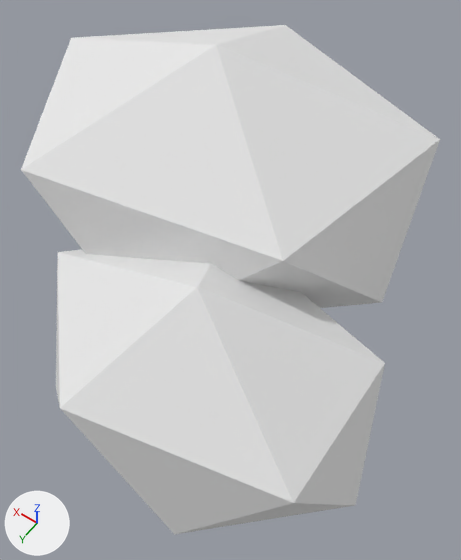
Renders of the OBJ model Modelling/tree_00_top.obj from each side of a commit.
Before and after are seen from a 50 mm lens placed at (-5.03, 5.77, 14.02), pointed at (-0.96, 0.07, 5.07). Arrows for +X, +Y and +Z are at lower left; the lights stay in place. Where no turn or scale is listed for an object, it has been applied to the vertices.
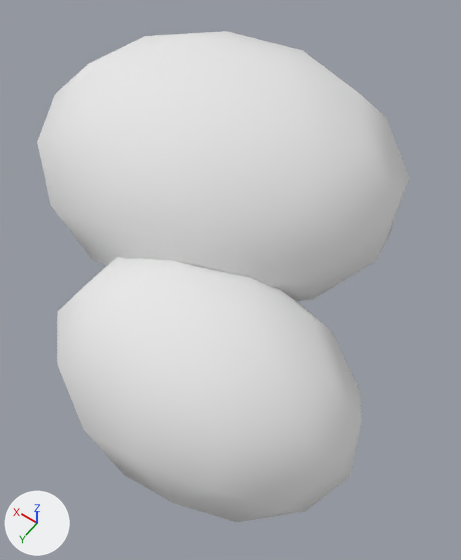
What differs and where, as boxes [x1, y1, x2, y2] in the pictures (461 x 560 px):
'Icosphere.001', reshaped (11% narrower): before [21, 25, 440, 308]; after [37, 31, 409, 301]
'Icosphere', reshaped (8% narrower, 7% shorter): before [56, 249, 385, 535]; after [57, 257, 361, 522]
part 1 of me_icosphere, built on: before [56, 249, 385, 535]; after [57, 257, 361, 522]
part 3 of me_icosphere_001, built on: before [21, 25, 440, 308]; after [37, 31, 409, 301]

Edits to the bpy script that builds the scene:
```text
Change me_icosphere:
    used by ob_icosphere; location = (0.0, 0.0, 0.0)
    remove me_icosphere.from_pydata(...)  # 12 vertices, 20 faces; spans x -4.64..1.31, y -0.19..3.84, z 2.53..7.27
    add me_icosphere.from_pydata(...)  # 60 vertices, 62 faces; spans x -4.4..1.06, y -0.03..3.68, z 3.09..6.72
    me_icosphere part 1: the whole mesh is rebuilt
    me_icosphere part 2: the surface is now shaded smooth
Change me_icosphere_001:
    used by ob_icosphere_001; location = (0.0, 0.0, 0.0)
    remove me_icosphere_001.from_pydata(...)  # 12 vertices, 20 faces; spans x -3.39..3.94, y -4.32..1.75, z 3.81..8.55
    add me_icosphere_001.from_pydata(...)  # 60 vertices, 62 faces; spans x -3.09..3.65, y -4.07..1.5, z 4.37..8.0
    me_icosphere_001 part 3: the whole mesh is rebuilt
    me_icosphere_001 part 4: the surface is now shaded smooth
```
